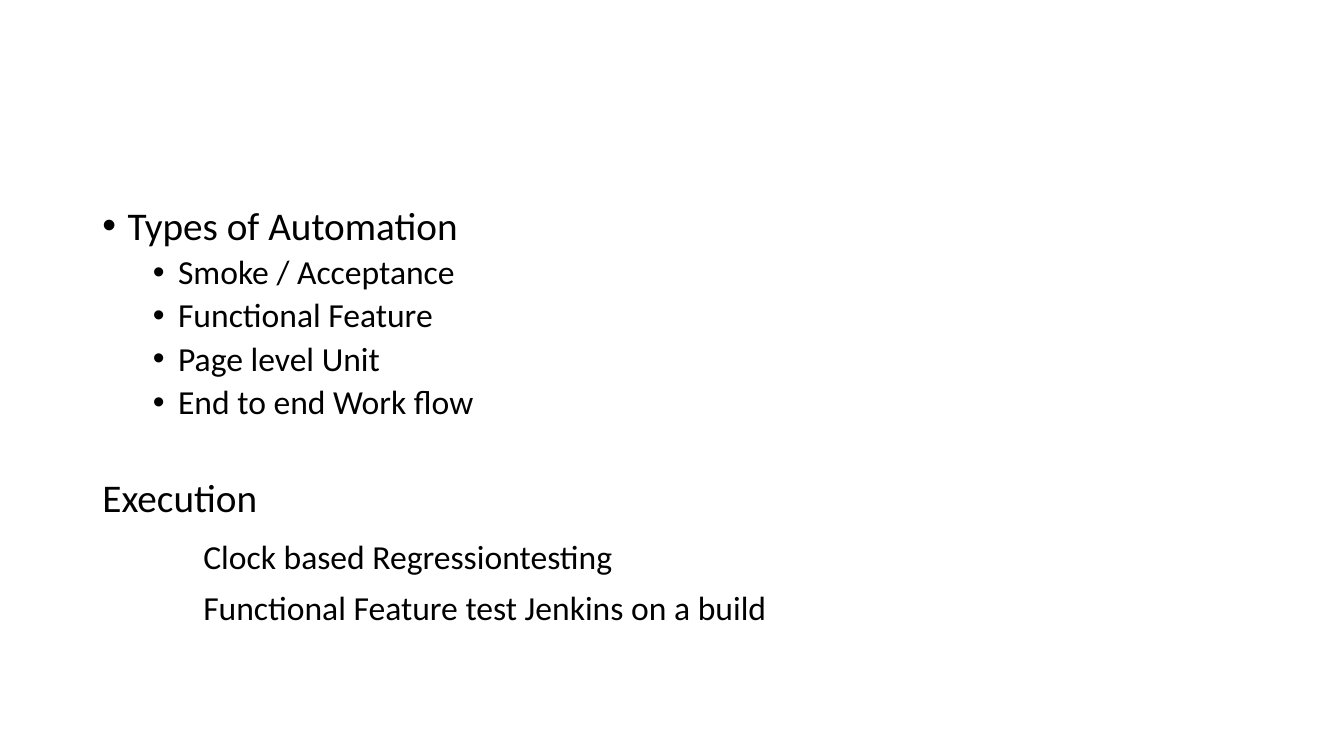
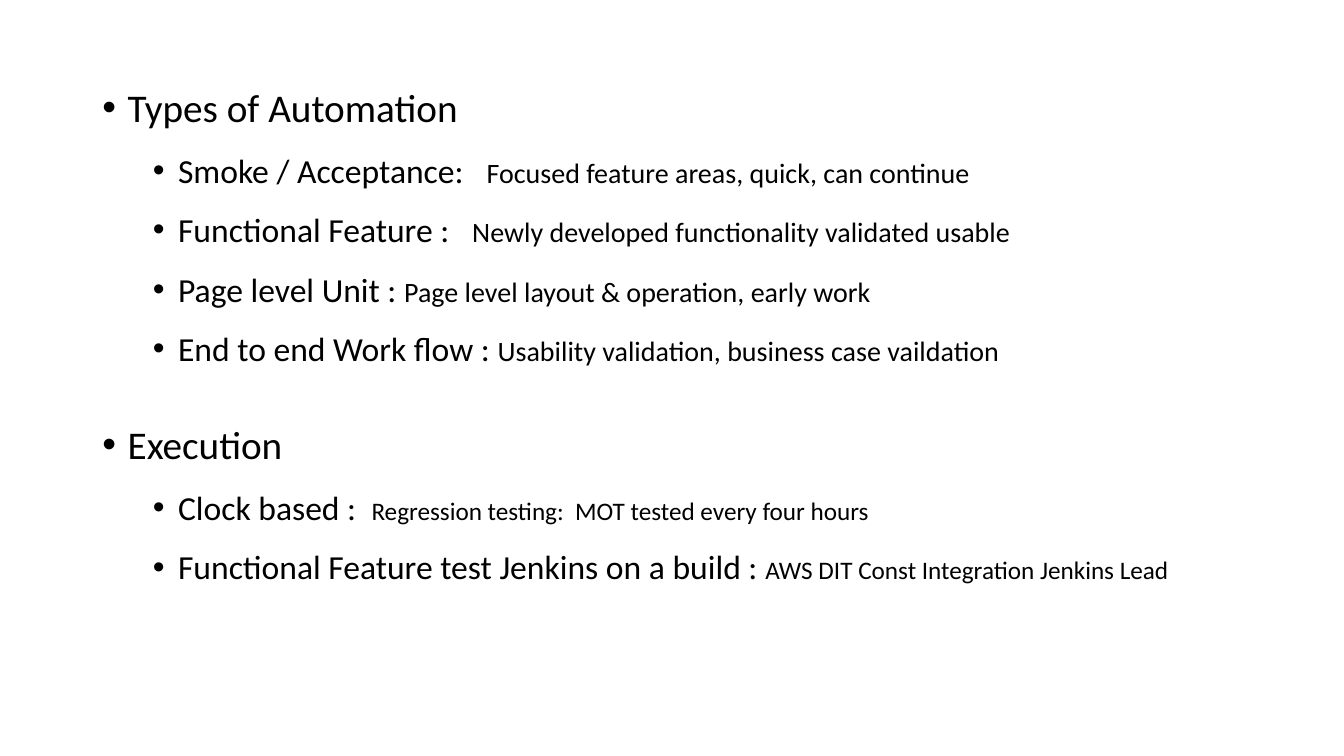
Before and after one commit to raghav9329/mainProf, a slide deck: slide 2 of 2017AutomationStrategy.pptx. Drawn at 1344x756 pixels with LibreOffice and Linux fonts; fonts in the diff are those of the drawing. Boxes give left, top, right and bottom in pixels: in the first picture for what was removed or moved away, otherwise in the second. Text is boxed around its words. In the diff, an @@ line names an element or a change of style, - is before the commit and + after.

Commit message:
11/1/17 Test auto strategy update

```diff
--- a/2017AutomationStrategy.pptx
+++ b/2017AutomationStrategy.pptx
@@ text "Types of Automation": place and size @@
-text "Types of Automation" at [102,213,766,621]
+text "Types of Automation" at [128,95,1168,584]
@@ text at [178,159,1010,366]: text changed; size 24 to 20 pt @@
-  • Smoke / Acceptance
-  • Functional Feature
-  • Page level Unit
-  • End to end Work flow
+  • Smoke / Acceptance: Focused feature areas, quick, can continue
+  • Functional Feature : Newly developed functionality validated usable
+  • Page level Unit : Page level layout & operation, early work
+  • End to end Work flow : Usability validation, business case vaildation
@@ text at [128,432,283,460]: bullet none to • @@
@@ text at [178,496,1168,584]: text changed; size 24 to 18 pt @@
-Clock based Regressiontesting
-Functional Feature test Jenkins on a build
+  • Clock based : Regression testing: MOT tested every four hours
+  • Functional Feature test Jenkins on a build : AWS DIT Const Integration Jenkins Lead
```
Also in this commit, not shown: 2 other slides changed.
